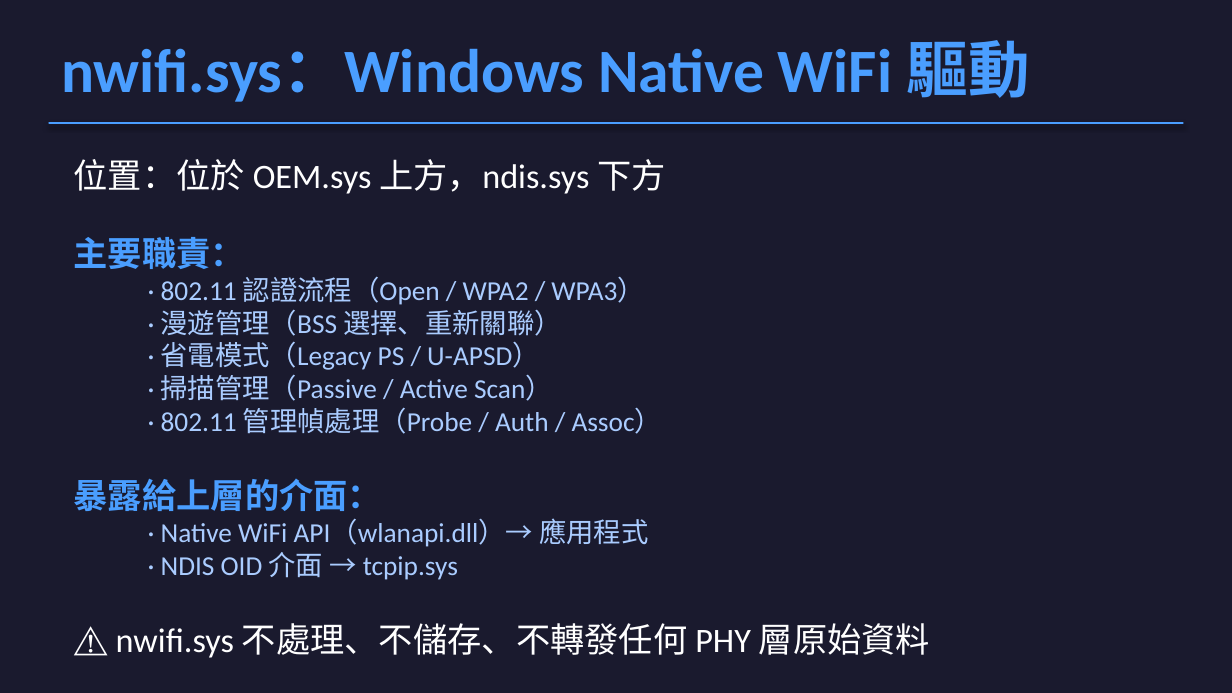
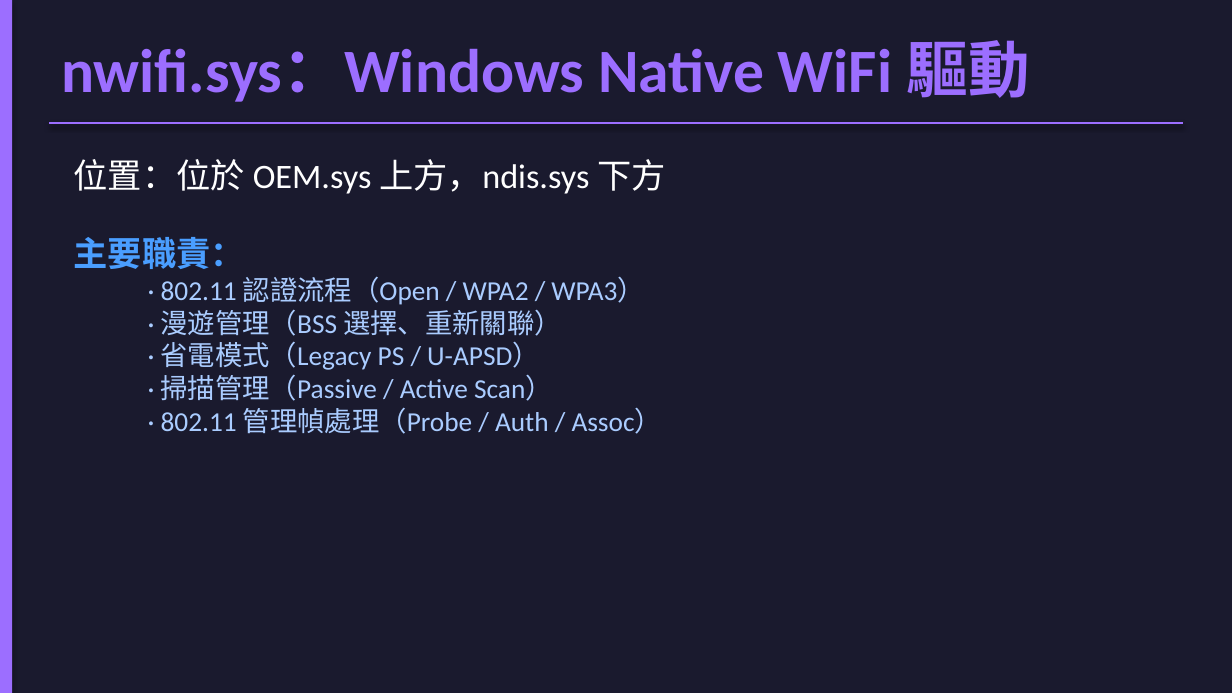
Before and after one commit to jacky92219-cell/network-ppt-project, a slide deck: slide 11 of output/network-card-csi.pptx (slide 10 before the commit). Drawn at 1232x693 pixels with LibreOffice and Linux fonts; fonts in the diff are those of the drawing. Boxes give left, top, right and bottom in pixels: in the first picture for what was removed or moved away, otherwise in the second. Text is boxed around its words. In the diff, an @@ line names an element or a change of style, - is before the commit and + after.

```diff
--- a/output/network-card-csi.pptx
+++ b/output/network-card-csi.pptx
@@ rectangle added at <box>0,0,12,692</box>, fill #9C6EFF @@
@@ text "nwifi.sys：Windows Native WiFi 驅動" at <box>61,40,1029,102</box>: text colour #4A9EFF to #9C6EFF @@
@@ rectangle removed at <box>49,123,1183,123</box> @@
@@ line added from (49, 123) to (1183, 123), #9C6EFF 1.5 pt @@
@@ text at <box>74,479,930,658</box>: paragraphs removed @@
-暴露給上層的介面：
-  · Native WiFi API（wlanapi.dll）→ 應用程式
-  · NDIS OID 介面 → tcpip.sys
-⚠ nwifi.sys 不處理、不儲存、不轉發任何 PHY 層原始資料
```
Also in this commit, not shown: 23 other slides changed, 4 slides added, 5 other files.
